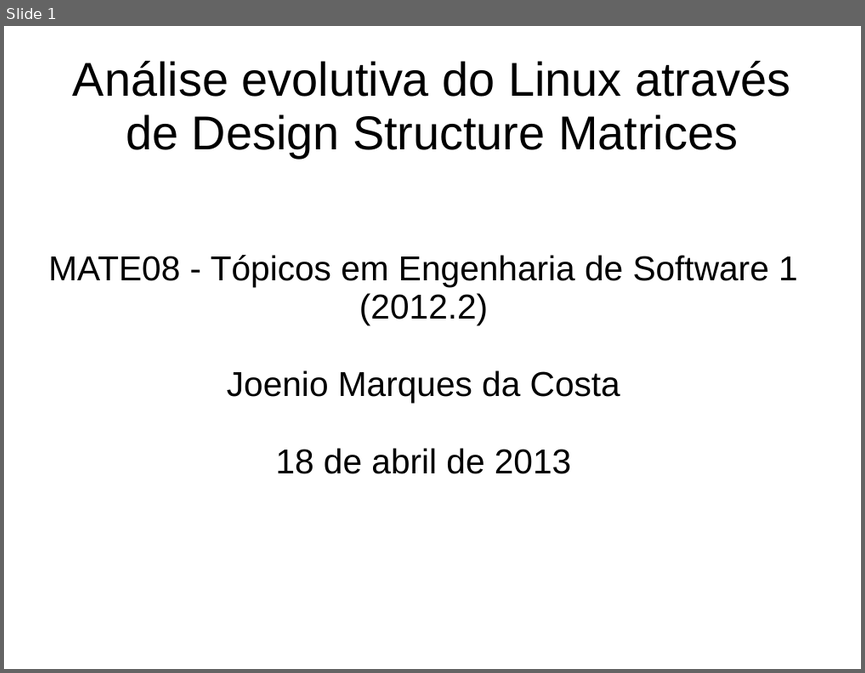
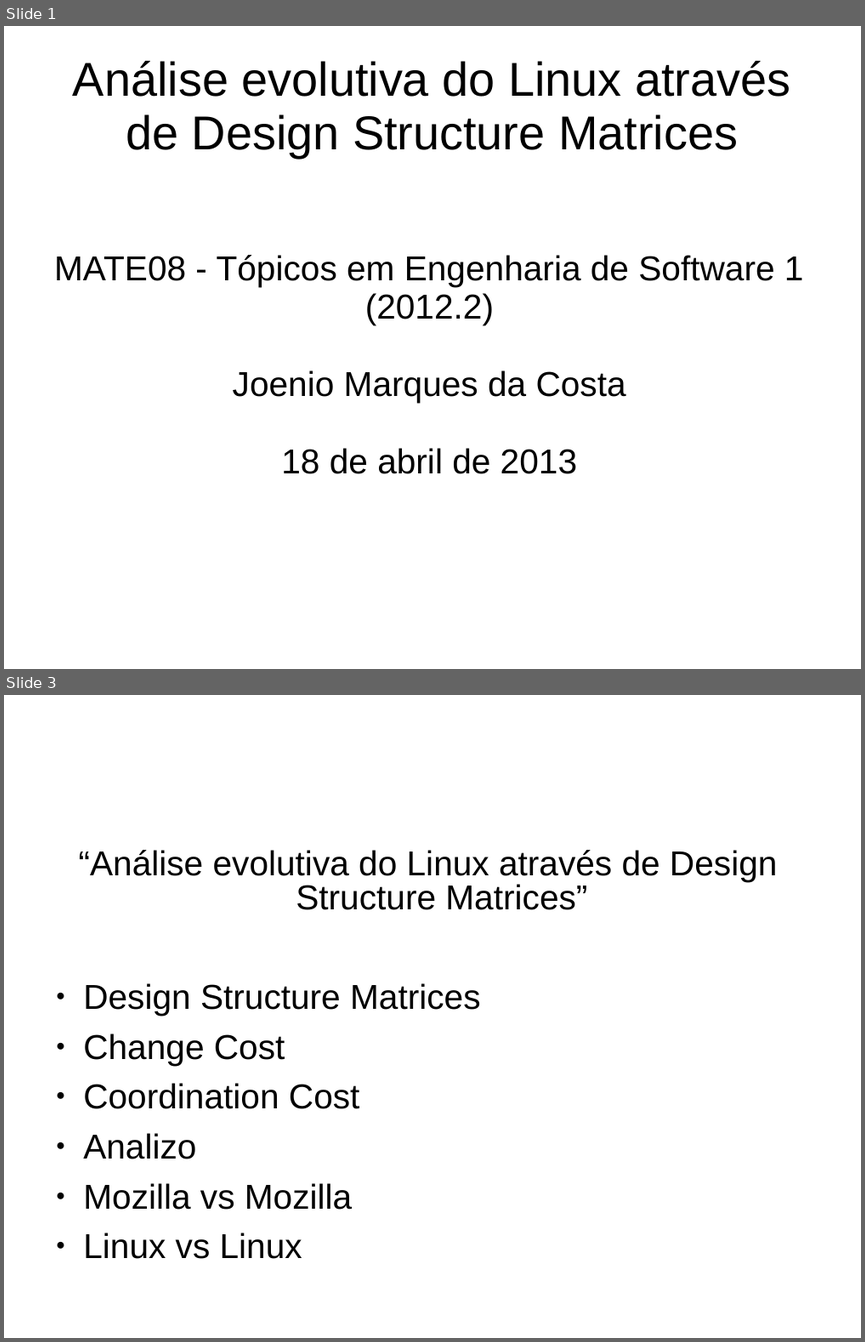
Before and after one commit to joenio/mestrado-ufba, a slide deck: MAT08/Trabalho/Relatorio/slides.ppt. Shown one above the other, each under a label of ours: slide 1 before the commit, slides 1 and 3 after it; the slides between them are not shown. The pictures are 865x673 and 865x1342 pixels, drawn with LibreOffice and Linux fonts; fonts in the diff are those of the drawing. Boxes give left, top, right and bottom in pixels: in the first picture for what was removed or moved away, otherwise in the second. Text is boxed around its words. In the diff, an @@ line names an element or a change of style, - is before the commit and + after.

```diff
--- a/MAT08/Trabalho/Relatorio/slides.ppt
+++ b/MAT08/Trabalho/Relatorio/slides.ppt
@@ slide 3 added at [4,695,861,1338], background #FFFFFF @@
@@ text added at [79,850,778,1259], 32 pt, text #000000 @@
+“Análise evolutiva do Linux através de Design Structure Matrices”
+● Design Structure Matrices
+● Change Cost
+● Coordination Cost
+● Analizo
+● Mozilla vs Mozilla
+● Linux vs Linux
@@ slide 1 changed as well @@
@@ subtitle "MATE08 - Tópicos em Engenharia ..." at [54,255,804,474]: indent changed @@
```
Also in this commit, not shown: 8 other slides added, 9 slides removed, 5 other files.
